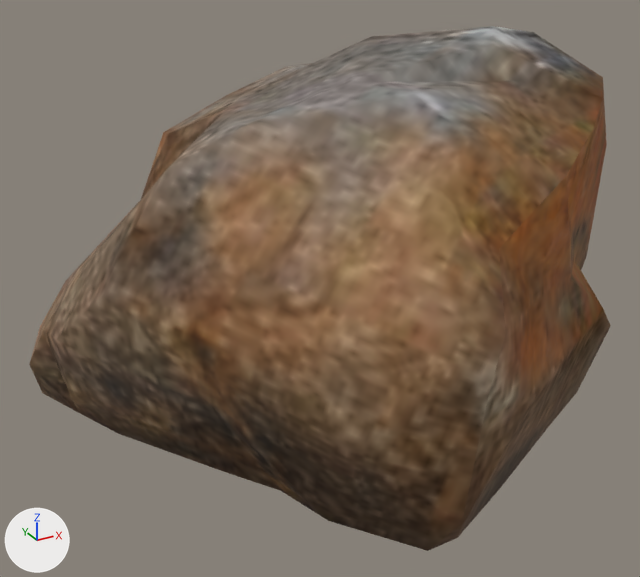
One commit to the glTF model public/assets/beach/models/rock-round-lod1.glb: the scene before it, then after it.
Rendered twice from a 50 mm camera at (-1.92, -3.48, 2.34) aimed at (-0.16, -0.27, 0.74). Arrows for +X, +Y and +Z are at lower left; the lights stay in place. The older version comes first.

The first picture shows 'boulder_04'.
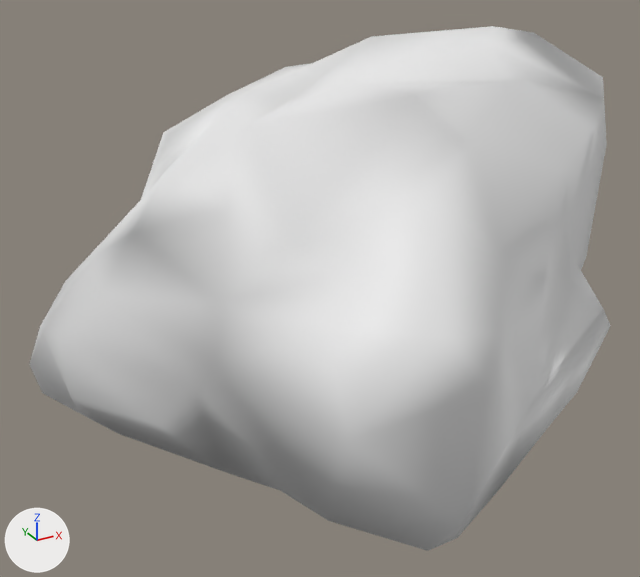
What differs and where, as boxes (x1, y1, x2, y2) in the pictures (640 x 577 px):
'boulder_04', recoloured (brown to white)
    both: (29, 26, 611, 551)

Patch to the scene script:
```diff
--- a/public/assets/beach/models/rock-round-lod1.glb.py
+++ b/public/assets/beach/models/rock-round-lod1.glb.py
@@ me_realcap_model_2 @@
 me_realcap_model_2.from_pydata(...)  # 120 vertices, 235 faces; spans x -1.34..1.15, y -1.45..1.01, z -0.02..1.85
-me_realcap_model_2.materials.append(mat_boulder_04)
```
